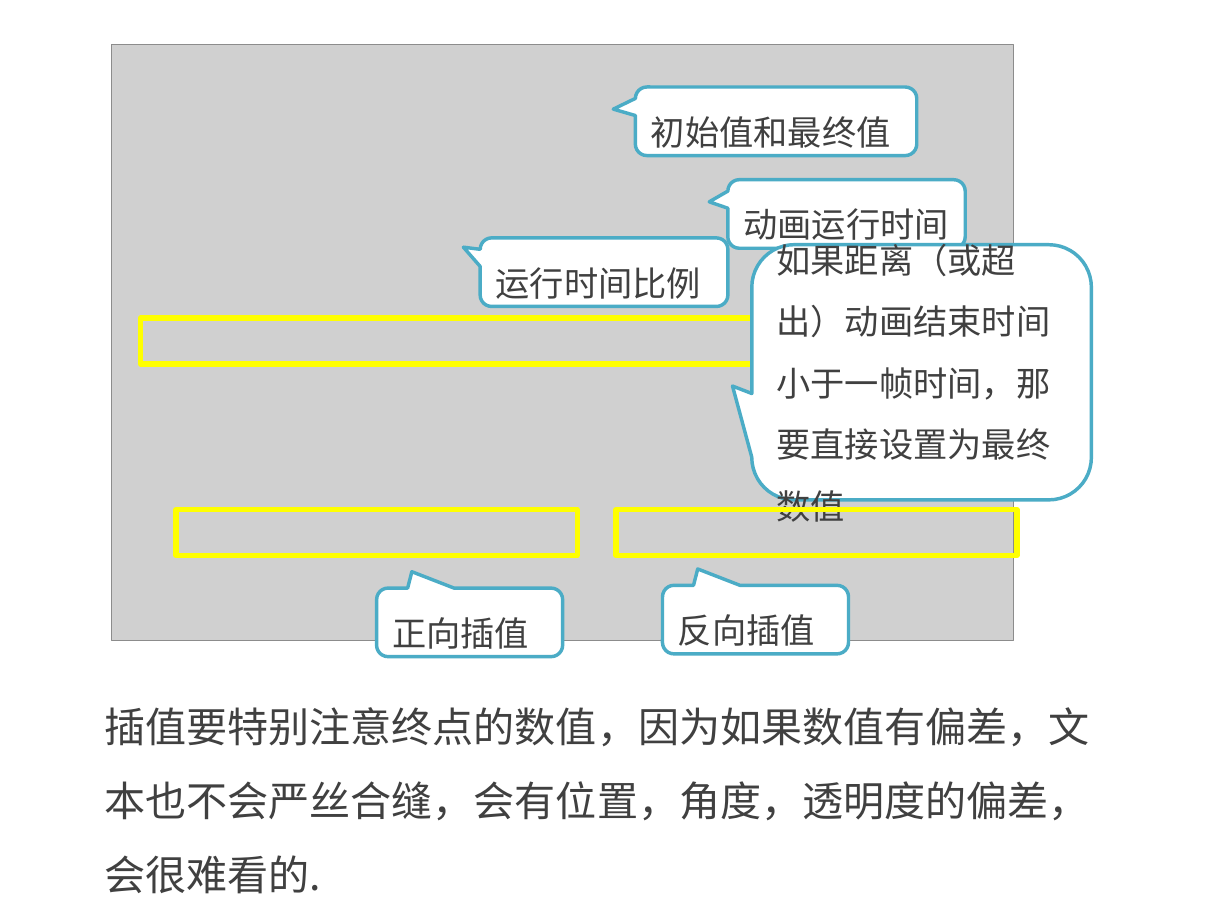
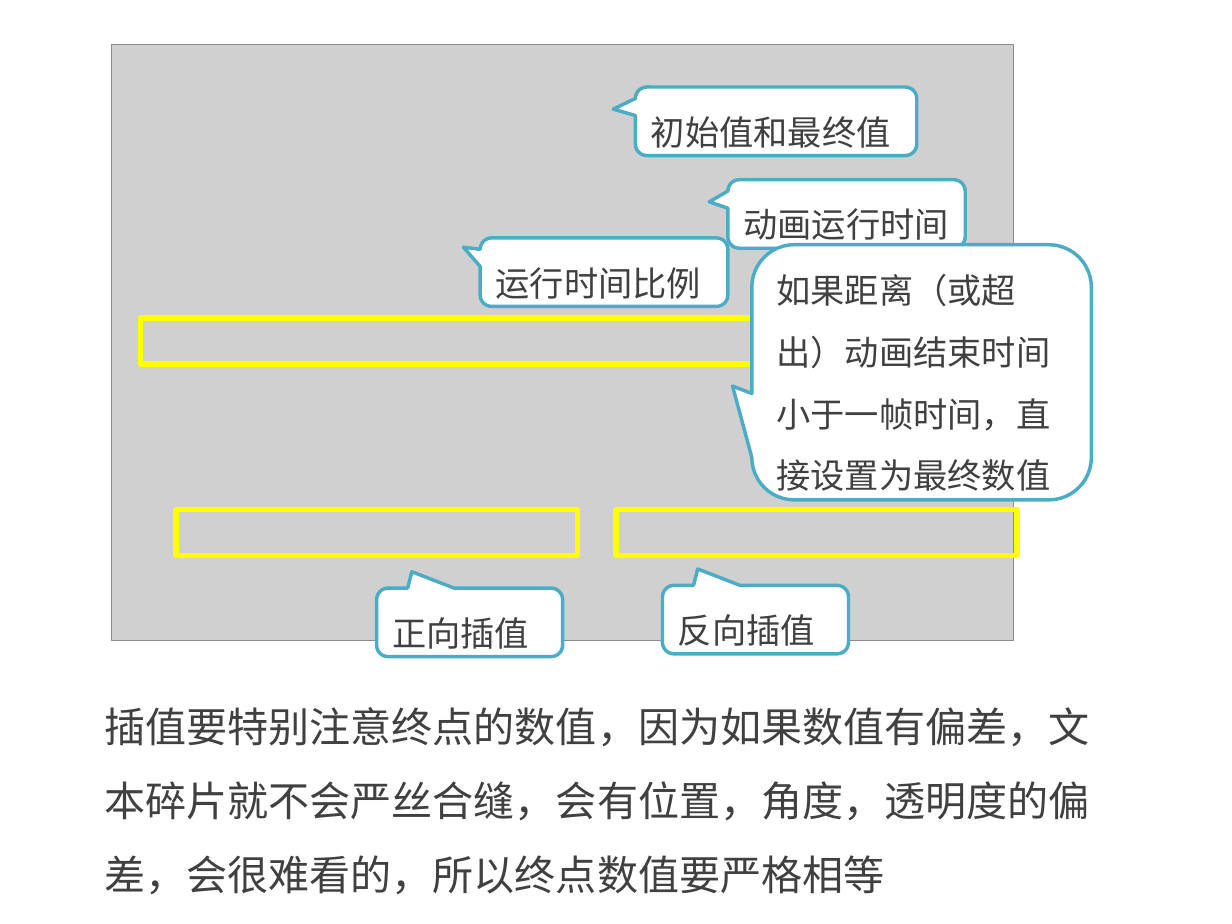
Before and after one commit to kong66/webAni, a slide deck: slide 21 of 20-svg-explode/20.pptx. Drawn at 1232x924 pixels with LibreOffice and Linux fonts; fonts in the diff are those of the drawing; grey boxes stand for pictures. Boxes give left, top, right and bottom in pixels: in the first picture for what was removed or moved away, otherwise in the second. Text is boxed around its words. In the diff, an @@ line names an element or a change of style, - is before the commit and + after.

```diff
--- a/20-svg-explode/20.pptx
+++ b/20-svg-explode/20.pptx
@@ text in rounded speech box at [776,274,1050,498]: text changed @@
-如果距离（或超出）动画结束时间小于一帧时间，那要直接设置为最终数值
+如果距离（或超出）动画结束时间小于一帧时间，直接设置为最终数值
@@ text at [104,707,1090,894]: text changed @@
-插值要特别注意终点的数值，因为如果数值有偏差，文本也不会严丝合缝，会有位置，角度，透明度的偏差，会很难看的.
+插值要特别注意终点的数值，因为如果数值有偏差，文本碎片就不会严丝合缝，会有位置，角度，透明度的偏差，会很难看的，所以终点数值要严格相等
```
Also in this commit, not shown: 30 other slides changed, 1 slide added, 3 other files.
